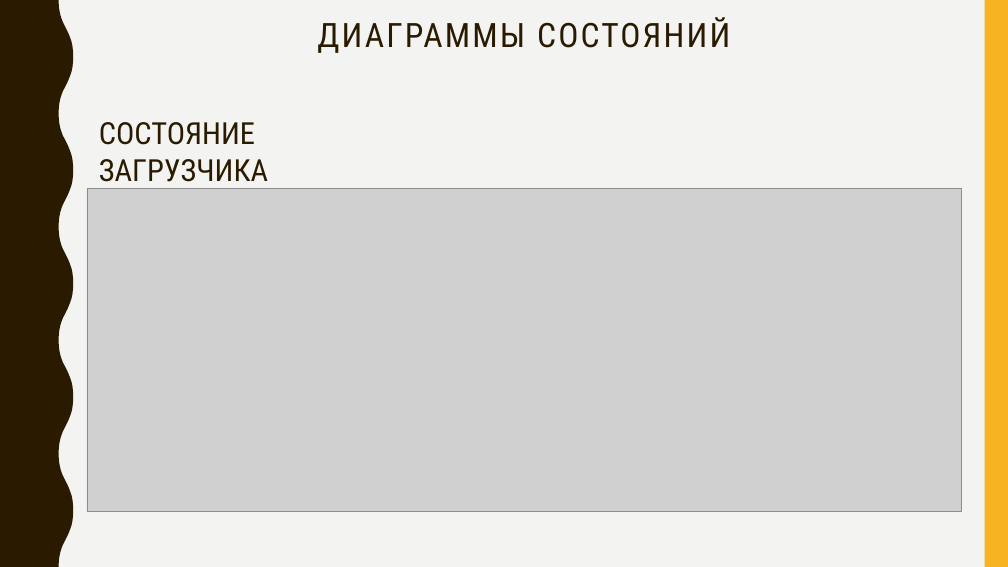
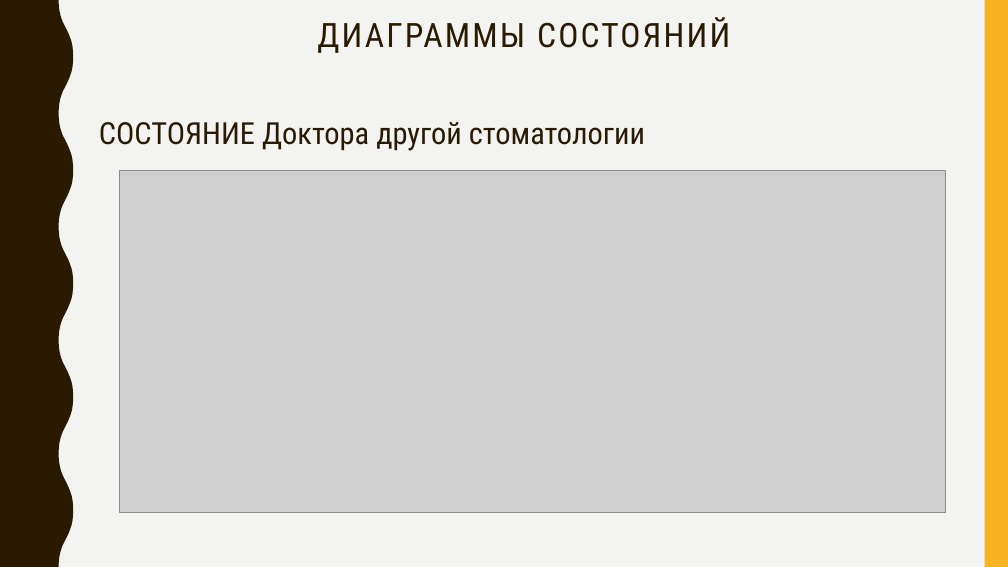
Before and after one commit to Encorsio23/OOAPGovorovMikhailitsinMuslimov, a slide deck: slide 16 of Презентация ООАП (защита).pptx (slide 17 before the commit). Drawn at 1008x567 pixels with LibreOffice and Linux fonts; fonts in the diff are those of the drawing; grey boxes stand for pictures. Boxes give left, top, right and bottom in pixels: in the first picture for what was removed or moved away, otherwise in the second. Text is boxed around its words. In the diff, an @@ line names an element or a change of style, - is before the commit and + after.

```diff
--- a/Презентация ООАП (защита).pptx
+++ b/Презентация ООАП (защита).pptx
@@ text at bbox=[99, 122, 645, 151]: text changed @@
-СОСТОЯНИЕ ЗАГРУЗЧИКА
+СОСТОЯНИЕ Доктора другой стоматологии
@@ picture: place and size @@
-picture at bbox=[87, 189, 962, 512]
+picture at bbox=[119, 170, 945, 512]
```
Also in this commit, not shown: 1 other slide changed, 1 slide removed.
